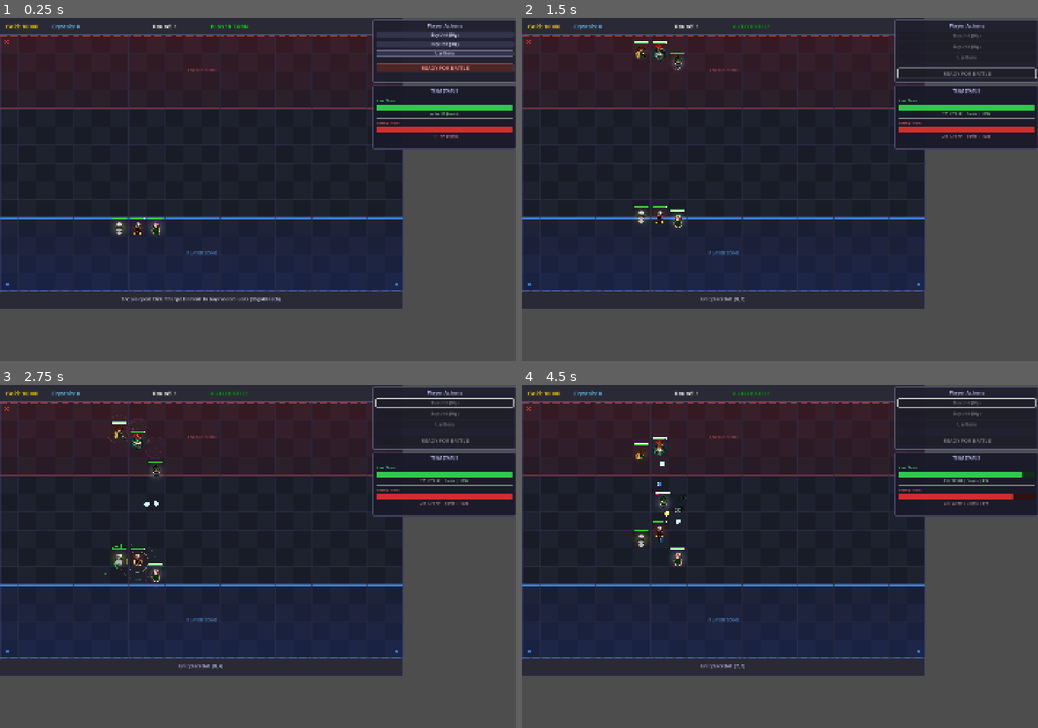
Above: before the commit, frames 1-4 (two rows, left to right).
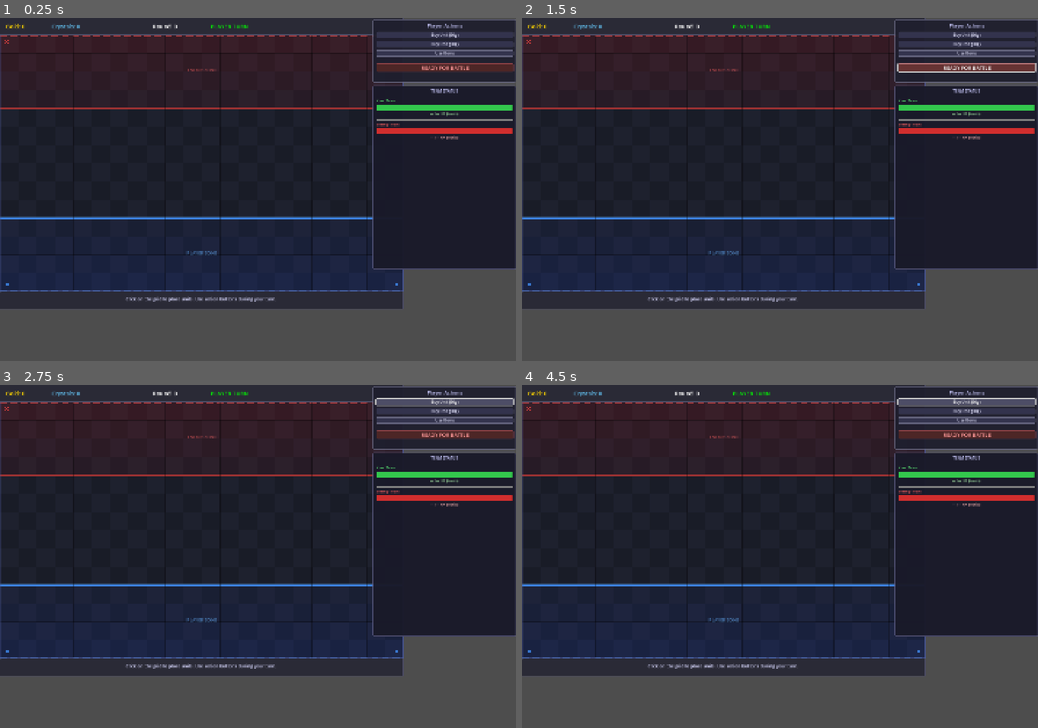
Above: after the commit, the same moments.

Repository: iceie2/autobattler-rpg
Game: Godot game, scene res://scenes/main_game.tscn
Same seed, same stepped clock (60 frames per second), same inputs: the game is played once before the commit and once after it.
Inputs (mouse positions are in pixels of both pictures, inside the frame that each line leads up to):
- Up to frame 1 (0.25 s): no input
- Up to frame 2 (1.5 s): click "READY FOR BATTLE" at 0.5 s; click (965, 69) at 1.25 s, where only the run after the commit has a clickable "READY FOR BATTLE"
- Up to frame 3 (2.75 s): click (443, 402) at 2 s, where only the run after the commit has a clickable "Buy Unit (30g)"
- Up to frame 4 (4.5 s): click (965, 412) at 2.75 s, where only the run after the commit has a clickable "Buy Unit (30g)"; click (965, 419) at 3.5 s, where only the run after the commit has a clickable "Use Items"; click (965, 402) at 4.25 s, where only the run after the commit has a clickable "Buy Unit (30g)"

The runs differ from the first frame. In frame 1, 10% of the frame differs, in the area x 0-100%, y 2-83%; in frame 2, 13%; in frame 3, 13%; in frame 4, 13%.
Error after the commit: Parse Error: Cannot infer the type of "elem_color" variable because the value doesn't have a set type. (res://scripts/main_game.gd:315)

Commit message:
Add per-unit rows to Team Status panel
Each team section now lists every unit with:
- Coloured dot + unit name (player=green, enemy=red)
- Mini HP bar showing current vs max
- Level, current/max HP, current/max Mana

Lists are rebuilt dynamically on every unit action and death so
they stay in sync with the live battle state.

Co-Authored-By: Claude Sonnet 4.6 <noreply@anthropic.com>

Diff:
--- a/scenes/main_game.tscn
+++ b/scenes/main_game.tscn
@@ -273,7 +273,7 @@
 offset_left = 1300.0
 offset_top = 236.0
 offset_right = 1800.0
-offset_bottom = 460.0
+offset_bottom = 880.0
 theme_override_styles/panel = SubResource("TeamPanelStyle")
 
 [node name="VBox" type="VBoxContainer" parent="UI/TeamStatsPanel"]
@@ -320,6 +320,10 @@
 horizontal_alignment = 1
 theme_override_colors/font_color = Color(0.65, 0.9, 0.65, 1)
 
+[node name="PlayerUnitList" type="VBoxContainer" parent="UI/TeamStatsPanel/VBox"]
+layout_mode = 2
+theme_override_constants/separation = 2
+
 [node name="HSep2" type="HSeparator" parent="UI/TeamStatsPanel/VBox"]
 layout_mode = 2
 
@@ -343,6 +347,10 @@
 text = "— / — HP  (0 units)"
 horizontal_alignment = 1
 theme_override_colors/font_color = Color(0.9, 0.65, 0.65, 1)
+
+[node name="EnemyUnitList" type="VBoxContainer" parent="UI/TeamStatsPanel/VBox"]
+layout_mode = 2
+theme_override_constants/separation = 2
 
 [node name="BottomBar" type="Panel" parent="UI"]
 offset_left = 0.0
--- a/scripts/main_game.gd
+++ b/scripts/main_game.gd
@@ -18,10 +18,12 @@
 @onready var ready_btn = $UI/ActionPanel/VBoxContainer/ReadyBtn
 
 # Team status panel
-@onready var player_hp_bar   = $UI/TeamStatsPanel/VBox/PlayerHPBar
-@onready var player_hp_label = $UI/TeamStatsPanel/VBox/PlayerHPLabel
-@onready var enemy_hp_bar    = $UI/TeamStatsPanel/VBox/EnemyHPBar
-@onready var enemy_hp_label  = $UI/TeamStatsPanel/VBox/EnemyHPLabel
+@onready var player_hp_bar    = $UI/TeamStatsPanel/VBox/PlayerHPBar
+@onready var player_hp_label  = $UI/TeamStatsPanel/VBox/PlayerHPLabel
+@onready var player_unit_list = $UI/TeamStatsPanel/VBox/PlayerUnitList
+@onready var enemy_hp_bar     = $UI/TeamStatsPanel/VBox/EnemyHPBar
+@onready var enemy_hp_label   = $UI/TeamStatsPanel/VBox/EnemyHPLabel
+@onready var enemy_unit_list  = $UI/TeamStatsPanel/VBox/EnemyUnitList
 
 # Unit details panel
 @onready var unit_details_panel = $UI/UnitDetailsPanel
@@ -296,6 +298,58 @@
 		enemy_hp_bar.value = 0
 		enemy_hp_label.text = "No units"
 
+	_rebuild_unit_list(player_unit_list, player_units, Color(0.35, 0.92, 0.45, 1))
+	_rebuild_unit_list(enemy_unit_list,  enemy_units,  Color(0.95, 0.4,  0.4,  1))
+
+func _rebuild_unit_list(container: VBoxContainer, units: Array, name_color: Color) -> void:
+	for child in container.get_children():
+		child.queue_free()
+	for unit in units:
+		if not (unit and is_instance_valid(unit)):
+			continue
+		var row := HBoxContainer.new()
+		row.add_theme_constant_override("separation", 6)
+
+		# Name + element dot
+		var name_lbl := Label.new()
+		var elem_color := unit.get_element_color()
+		name_lbl.text = "● %s" % unit.unit_name
+		name_lbl.add_theme_font_size_override("font_size", 11)
+		name_lbl.add_theme_color_override("font_color", name_color)
+		name_lbl.size_flags_horizontal = Control.SIZE_EXPAND_FILL
+		row.add_child(name_lbl)
+
+		# HP bar (mini)
+		var hp_bar := ProgressBar.new()
+		hp_bar.custom_minimum_size = Vector2(60, 10)
+		hp_bar.max_value = unit.max_hp
+		hp_bar.value = unit.current_hp
+		hp_bar.show_percentage = false
+		hp_bar.size_flags_horizontal = 0
+		var fill_style := StyleBoxFlat.new()
+		fill_style.bg_color = name_color
+		fill_style.corner_radius_top_left = 2
+		fill_style.corner_radius_top_right = 2
+		fill_style.corner_radius_bottom_left = 2
+		fill_style.corner_radius_bottom_right = 2
+		var bg_style := StyleBoxFlat.new()
+		bg_style.bg_color = Color(name_color.r * 0.2, name_color.g * 0.2, name_color.b * 0.2)
+		hp_bar.add_theme_stylebox_override("fill", fill_style)
+		hp_bar.add_theme_stylebox_override("background", bg_style)
+		row.add_child(hp_bar)
+
+		# Stats label
+		var stats_lbl := Label.new()
+		stats_lbl.text = "  Lv.%d  %d/%d HP  %d/%d MP" % [
+			unit.level, unit.current_hp, unit.max_hp,
+			unit.current_mana, unit.max_mana
+		]
+		stats_lbl.add_theme_font_size_override("font_size", 10)
+		stats_lbl.add_theme_color_override("font_color", Color(0.7, 0.7, 0.8, 1))
+		row.add_child(stats_lbl)
+
+		container.add_child(row)
+
 func _on_cell_clicked(grid_pos: Vector2i) -> void:
 	# Right-click to show unit details
 	if battle_grid.is_cell_occupied(grid_pos):
